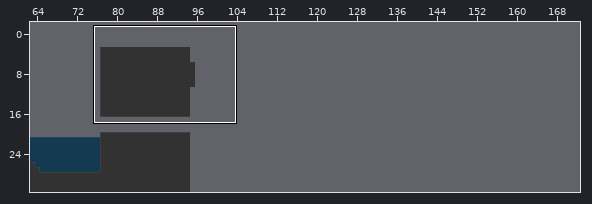
Level history. Tiled map: maps/level-01.tmx. Above, an overview of the earlier version with the close-up marked.
Close-up. Before the commit:
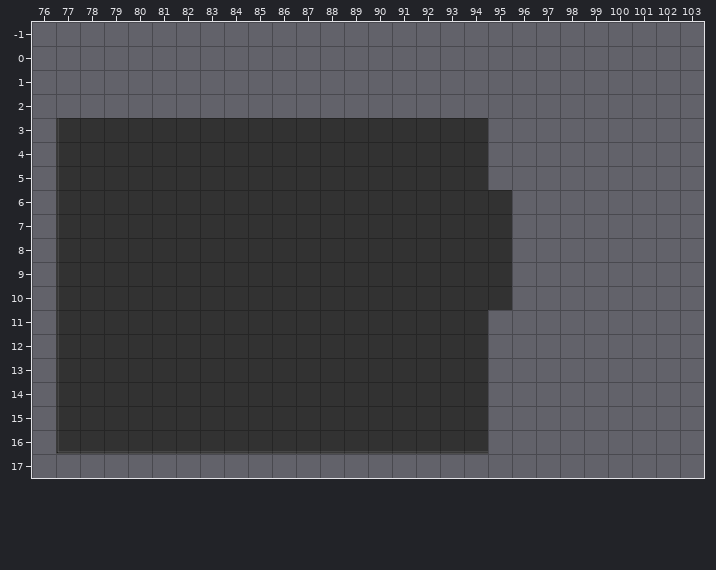
Cells are 64x64 px. Shown: x 76..103, y -1..17. The commit also changed other parts of the map, which this record leaves out. The old version is drawn lined up with the new one.
And afterwards:
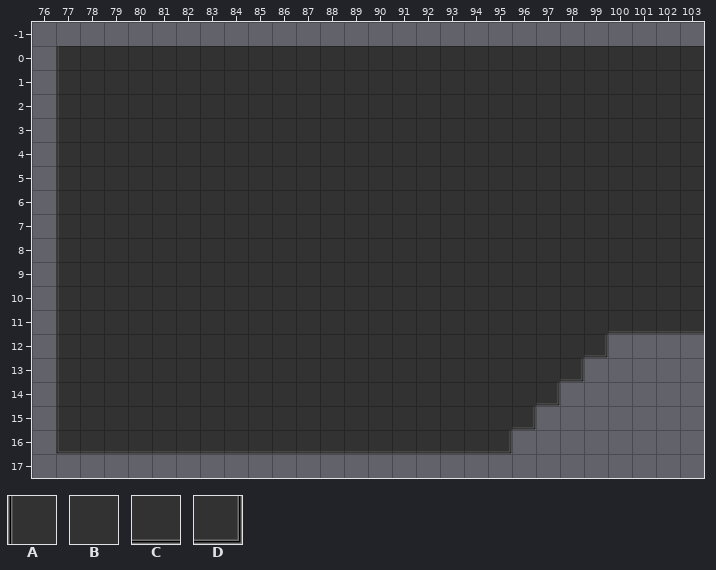
Key: from "gray": A 9, B 10, C 14, D 15.
_ is an empty cell, . an unchanged one.
What changed:
map size 192x96 -> 256x32 cells (old content now starts at -28,-36; both pictures use the new coordinates)
--- layer "solid-1"
@@ x 77..103 @@
- 0 ___________________________
- 1 ___________________________
- 2 ___________________________
- 3 .................._________
- 4 .................._________
- 5 .................._________
- 6 ...................________
- 7 ...................________
- 8 ...................________
- 9 ...................________
-10 ...................________
-11 .................._________
-12 .................._____....
-13 ..................____.....
-14 ..................___......
-15 ..................__.......
-16 .................._........
+ 0 ABBBBBBBBBBBBBBBBBBBBBBBBBB
+ 1 ABBBBBBBBBBBBBBBBBBBBBBBBBB
+ 2 ABBBBBBBBBBBBBBBBBBBBBBBBBB
+ 3 ..................BBBBBBBBB
+ 4 ..................BBBBBBBBB
+ 5 ..................BBBBBBBBB
+ 6 ...................BBBBBBBB
+ 7 ...................BBBBBBBB
+ 8 ...................BBBBBBBB
+ 9 ...................BBBBBBBB
+10 ...................BBBBBBBB
+11 ..................BBBBBCCCC
+12 ..................BBBBD....
+13 ..................BBBD.....
+14 ..................BBD......
+15 ..................BD.......
+16 ..................D........
Changed places in both close-ups, as pixel boxes (x1, y1, x2, y2):
added: (56, 46, 704, 454)
